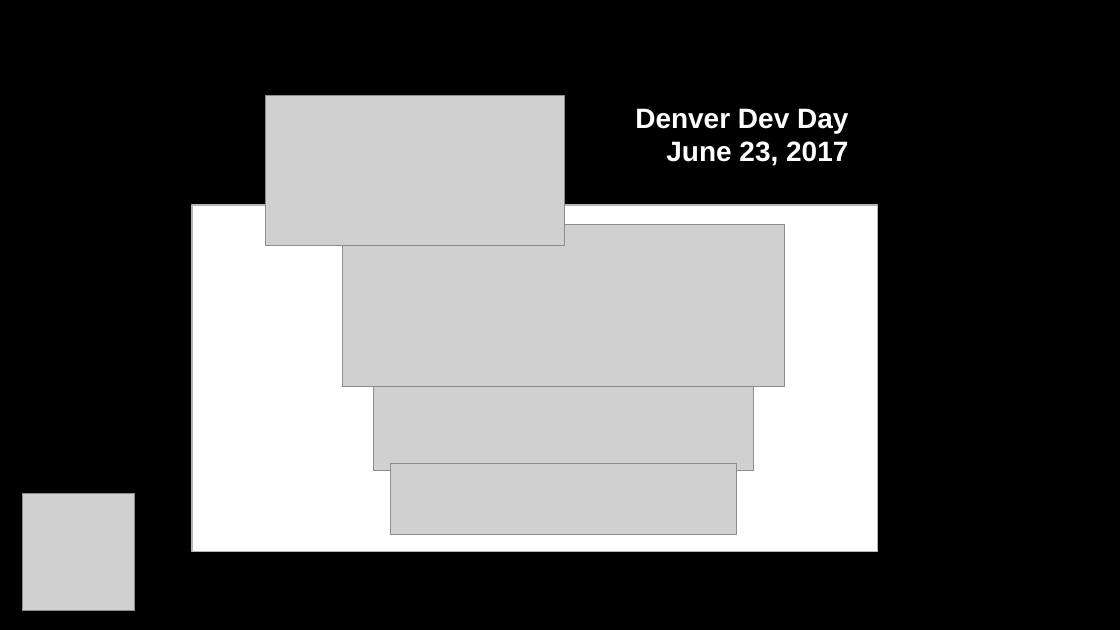
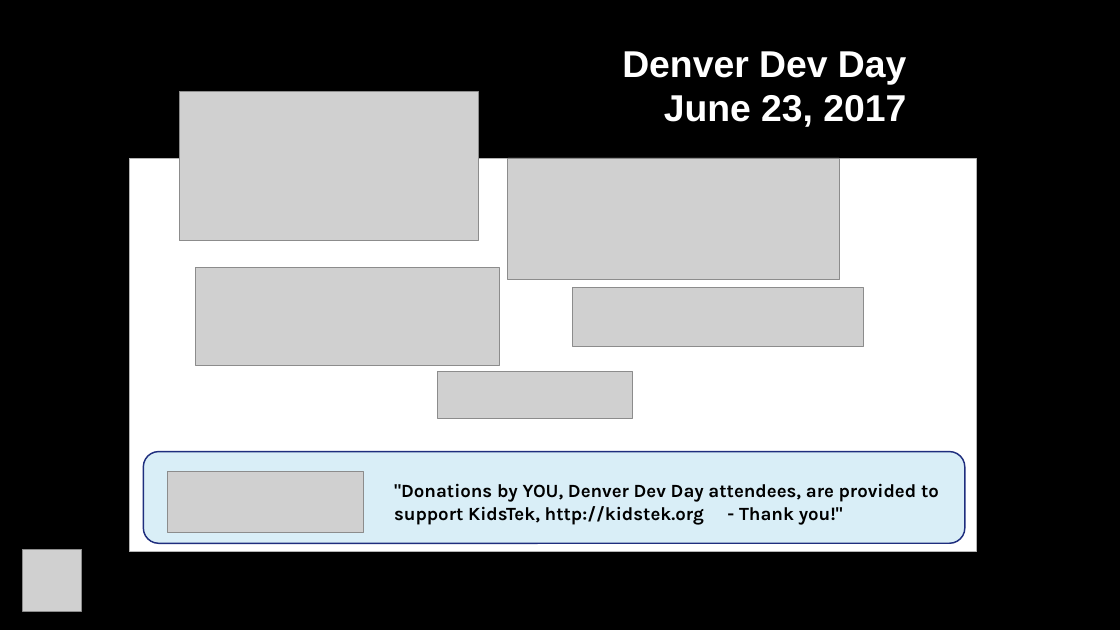
Before and after one commit to SpilledMilkCOM/DenDevDayUWP, a slide deck: slide 1 of Giving Back.pptx. Drawn at 1120x630 pixels with LibreOffice and Linux fonts; fonts in the diff are those of the drawing; grey boxes stand for pictures; background and template pictures are left out. Boxes give left, top, right and bottom in pixels: in the first picture for what was removed or moved away, otherwise in the second. Text is boxed around its words. In the diff, an @@ line names an element or a change of style, - is before the commit and + after.

Commit message:
Added new sponsors to PP deck

```diff
--- a/Giving Back.pptx
+++ b/Giving Back.pptx
@@ text "Denver Dev Day": place and size @@
-text "Denver Dev Day" at (635, 108, 848, 166)
+text "Denver Dev Day" at (622, 51, 907, 127)
@@ text "Denver Dev Day" at (622, 51, 907, 127): size 24 to 32 pt @@
@@ picture: place and size @@
-picture at (266, 96, 565, 245)
+picture at (179, 92, 478, 241)
@@ rectangle: place and size @@
-rectangle at (192, 205, 878, 552)
+rectangle at (129, 159, 976, 552)
@@ picture: place and size @@
-picture at (342, 224, 785, 387)
+picture at (508, 158, 840, 280)
@@ picture: place and size @@
-picture at (373, 348, 754, 471)
+picture at (196, 268, 499, 366)
@@ picture: place and size @@
-picture at (390, 464, 737, 534)
+picture at (573, 287, 864, 346)
@@ picture added at (438, 371, 633, 418) @@
@@ rounded rectangle added at (144, 452, 965, 544), fill #D9EEF7, outline #1F2E7E 1.25 pt @@
@@ picture added at (167, 471, 364, 533) @@
@@ text added at (394, 483, 939, 525), 16 pt, text #000000, bold @@
+"Donations by YOU, Denver Dev Day attendees, are provided to support KidsTek, http://kidstek.org - Thank you!"
@@ picture: place and size @@
-picture at (23, 493, 134, 611)
+picture at (23, 549, 82, 612)
```
Also in this commit, not shown: 1 other file.
